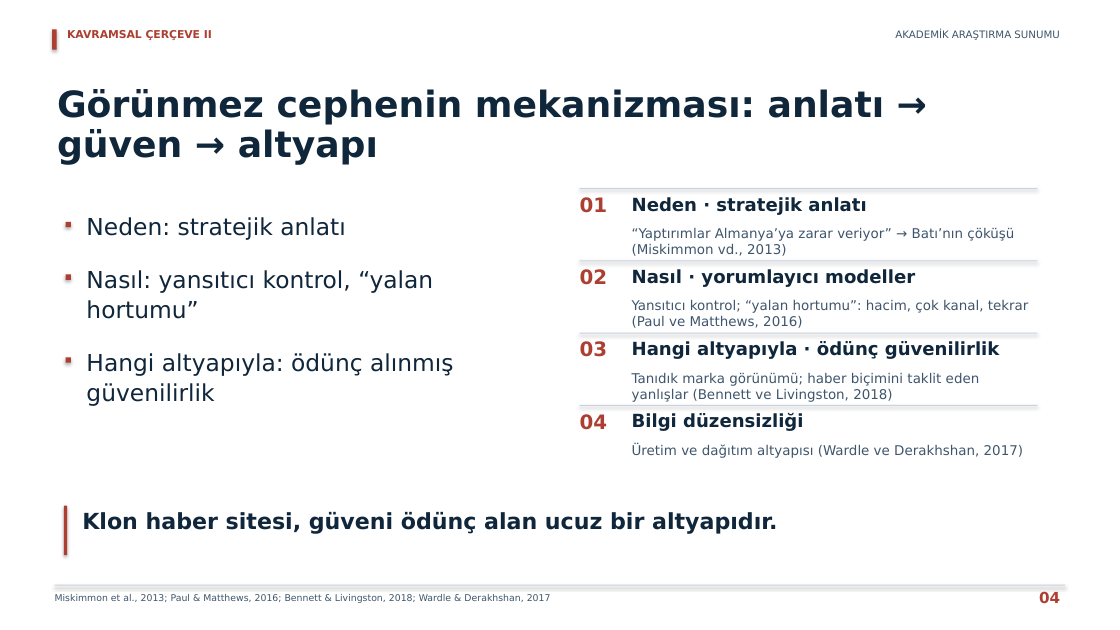
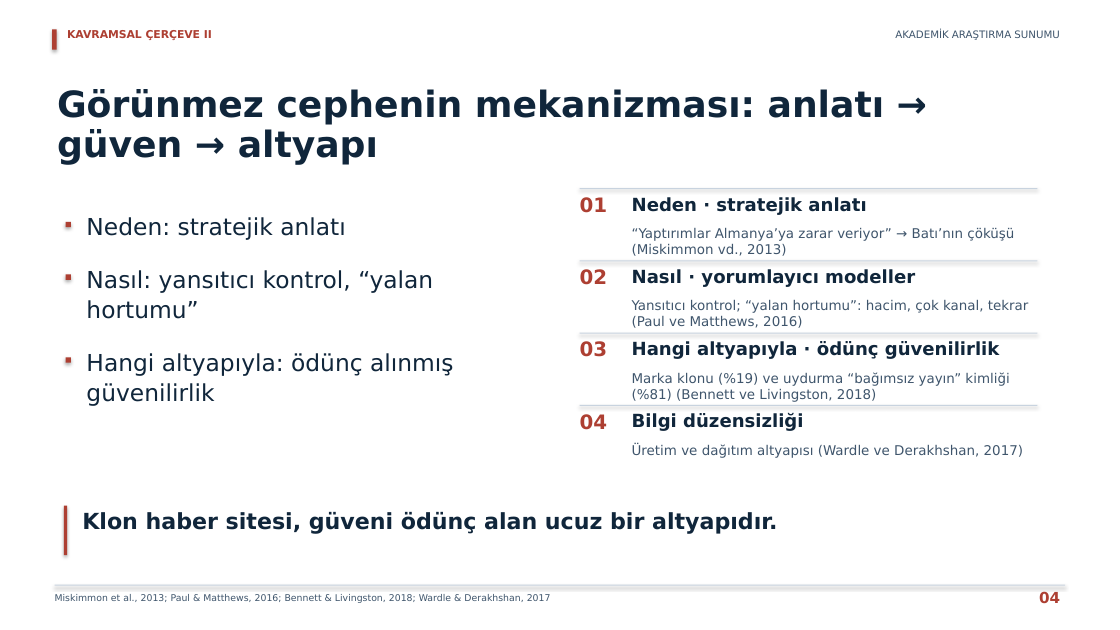
Before and after one commit to erdemkulaclii/SUNUM, a slide deck: slide 4 of output/AKADEMIK_ODAKLI_SUNUM.pptx. Drawn at 1120x630 pixels with LibreOffice and Linux fonts; fonts in the diff are those of the drawing. Boxes give left, top, right and bottom in pixels: in the first picture for what was removed or moved away, otherwise in the second. Text is boxed around its words. In the diff, an @@ line names an element or a change of style, - is before the commit and + after.

```diff
--- a/output/AKADEMIK_ODAKLI_SUNUM.pptx
+++ b/output/AKADEMIK_ODAKLI_SUNUM.pptx
@@ text at box(632, 372, 1009, 402): text changed @@
-Tanıdık marka görünümü; haber biçimini taklit eden
-yanlışlar (Bennett ve Livingston, 2018)
+Marka klonu (%19) ve uydurma “bağımsız yayın” kimliği
+(%81) (Bennett ve Livingston, 2018)
```
Also in this commit, not shown: 2 other slides changed, 1 slide added, 1 slide removed, 56 other files.
